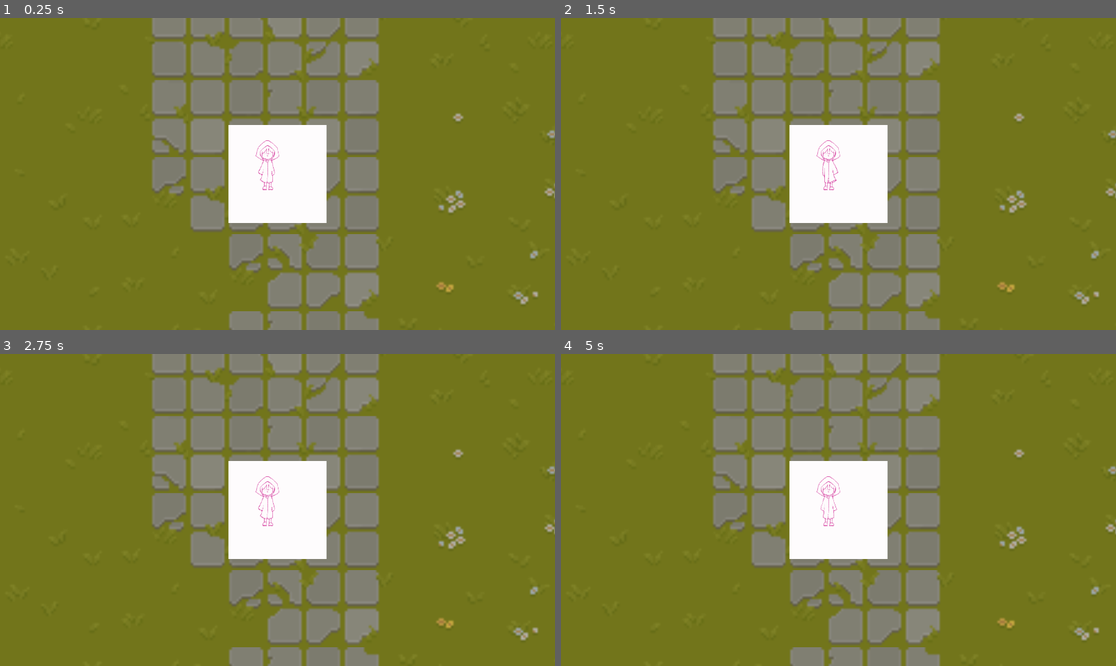
Above: before the commit, frames 1-4 (two rows, left to right).
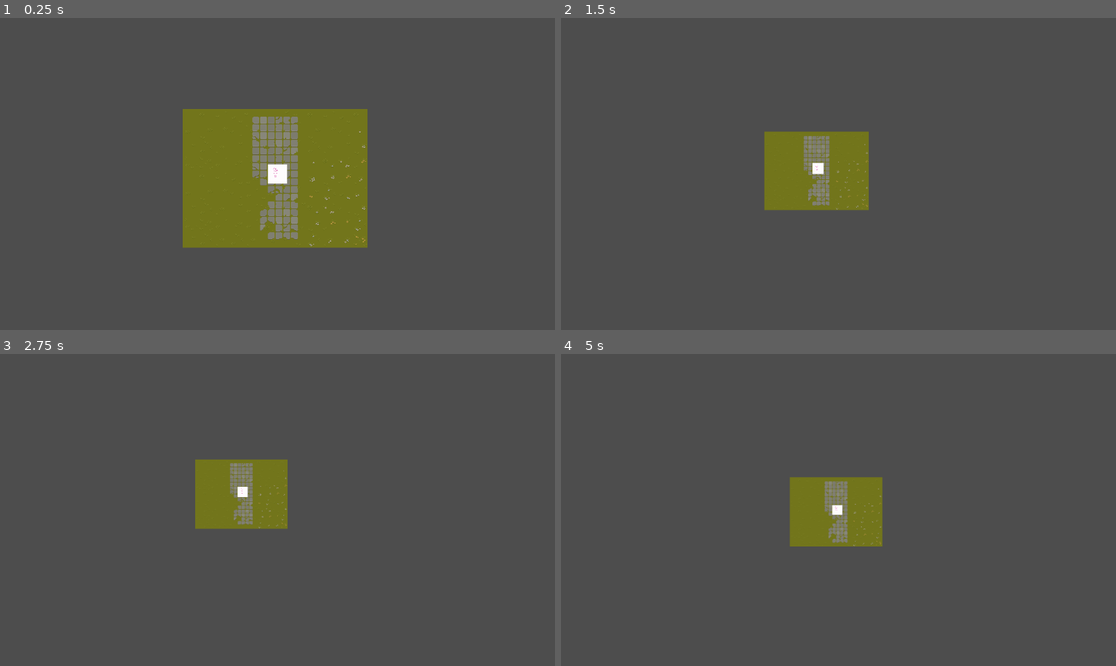
Above: after the commit, the same moments.

Repository: JMSVY-Super-Cool-Group-14/Dye-Chromatic
Game: Godot game, scene res://scenes/game.tscn
The game is run twice, just before and just after one commit, with the same random seed, the same clock (stepped at 60 frames per second) and the same inputs.
Inputs:
- Up to frame 1 (0.25 s): no input
- Up to frame 2 (1.5 s): hold Right (ui_right) 0.53-1.28 s; hold Z (zoom_in, bound only after the commit) 0.53-1.28 s; tap X (zoom_out, bound only after the commit) at 0.8, 1.35 s; hold Down (ui_down) from 1.28 s (still down)
- Up to frame 3 (2.75 s): tap Z (zoom_in, bound only after the commit) at 1.55 s; release Down (ui_down) at 2.03 s; hold Right (ui_right) from 2.03 s (still down); hold Z (zoom_in, bound only after the commit) from 2.03 s (still down); tap X (zoom_out, bound only after the commit) at 2.3 s
- Up to frame 4 (5 s): release Right (ui_right) at 2.78 s; release Z (zoom_in, bound only after the commit) at 2.78 s; hold Up (ui_up) 2.78-3.53 s; tap X (zoom_out, bound only after the commit) at 2.85, 3.8, 4.35 s; tap Z (zoom_in, bound only after the commit) at 3.05, 4.55 s; hold Z (zoom_in, bound only after the commit) 3.53-4.28 s; hold Left (ui_left) from 3.53 s (still down)

The runs differ from the first frame. In frame 1, 97% of the frame differs, in the area x 0-100%, y 0-100%; in frame 2, 99%; in frame 3, 99%; in frame 4, 100%.

Commit message:
Implemented Camera Movement & Zoom

Diff:
--- a/src/project.godot
+++ b/src/project.godot
@@ -15,6 +15,10 @@
 config/features=PackedStringArray("4.2", "Forward Plus")
 boot_splash/bg_color=Color(0.141176, 0.141176, 0.141176, 1)
 config/icon="res://assets/legacy/brush.png"
+
+[dotnet]
+
+project/assembly_name="Dye-Chromatic"
 
 [input]
 
@@ -42,3 +46,13 @@
 , Object(InputEventJoypadMotion,"resource_local_to_scene":false,"resource_name":"","device":-1,"axis":0,"axis_value":-1.0,"script":null)
 ]
 }
+zoom_in={
+"deadzone": 0.5,
+"events": [Object(InputEventKey,"resource_local_to_scene":false,"resource_name":"","device":-1,"window_id":0,"alt_pressed":false,"shift_pressed":false,"ctrl_pressed":false,"meta_pressed":false,"pressed":false,"keycode":0,"physical_keycode":90,"key_label":0,"unicode":122,"echo":false,"script":null)
+]
+}
+zoom_out={
+"deadzone": 0.5,
+"events": [Object(InputEventKey,"resource_local_to_scene":false,"resource_name":"","device":-1,"window_id":0,"alt_pressed":false,"shift_pressed":false,"ctrl_pressed":false,"meta_pressed":false,"pressed":false,"keycode":0,"physical_keycode":88,"key_label":0,"unicode":120,"echo":false,"script":null)
+]
+}
--- a/src/scripts/Camera2D.gd
+++ b/src/scripts/Camera2D.gd
@@ -1,11 +1,38 @@
 extends Camera2D
 
+var zoom_speed = 1  # Adjusted for finer control
+var movement_speed = 500  # Pixels per second
+var min_zoom = Vector2(0.5, 0.5)  # Closer to the character
+var max_zoom = Vector2(2, 2)  # About 2x the normal view
 
 # Called when the node enters the scene tree for the first time.
 func _ready():
-	pass # Replace with function body.
+	zoom = Vector2(1, 1)  # Start with the default zoom level
 
+func _process(delta):
+	# Handle zooming
+	if Input.is_action_pressed("zoom_in"):  # Zoom in with 'Z'
+		zoom -= Vector2(zoom_speed, zoom_speed) * delta
+	elif Input.is_action_pressed("zoom_out"):  # Zoom out with 'X'
+		zoom += Vector2(zoom_speed, zoom_speed) * delta
 
-# Called every frame. 'delta' is the elapsed time since the previous frame.
-func _process(delta):
-	pass
+	# Clamping the zoom level to avoid too much zoom in or out
+	zoom.x = clamp(zoom.x, min_zoom.x, max_zoom.x)
+	zoom.y = clamp(zoom.y, min_zoom.y, max_zoom.y)
+
+	# Handle movement
+	var movement = Vector2()
+	if Input.is_action_pressed("ui_left"):  # Move left
+		movement.x -= 1
+	if Input.is_action_pressed("ui_right"):  # Move right
+		movement.x += 1
+	if Input.is_action_pressed("ui_up"):  # Move up
+		movement.y -= 1
+	if Input.is_action_pressed("ui_down"):  # Move down
+		movement.y += 1
+
+	# Normalize the movement to prevent faster diagonal movement
+	movement = movement.normalized() * movement_speed
+
+	# Apply the movement
+	position += movement * delta
Not shown: 1 places in src/scenes/game.tscn that only renumber resources
